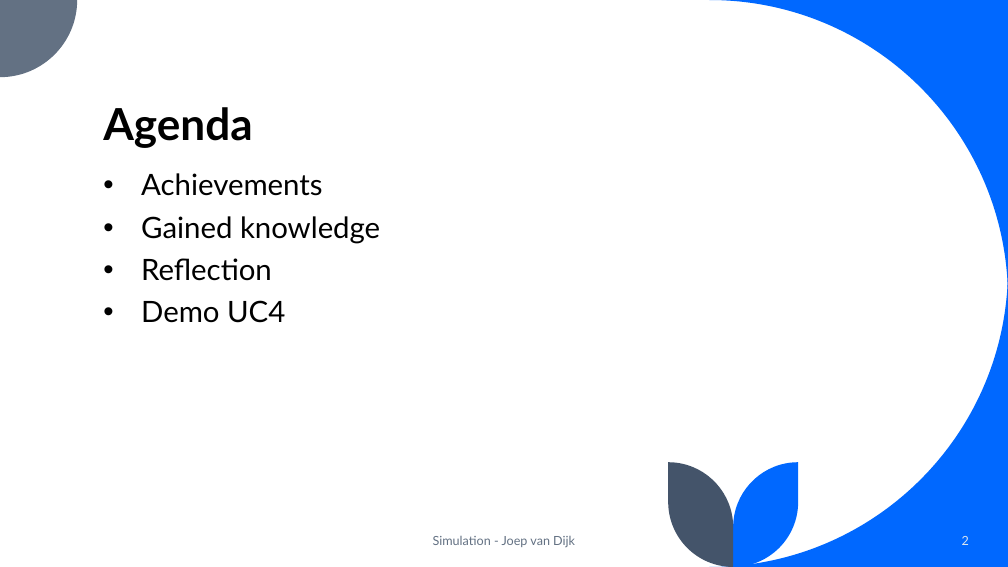
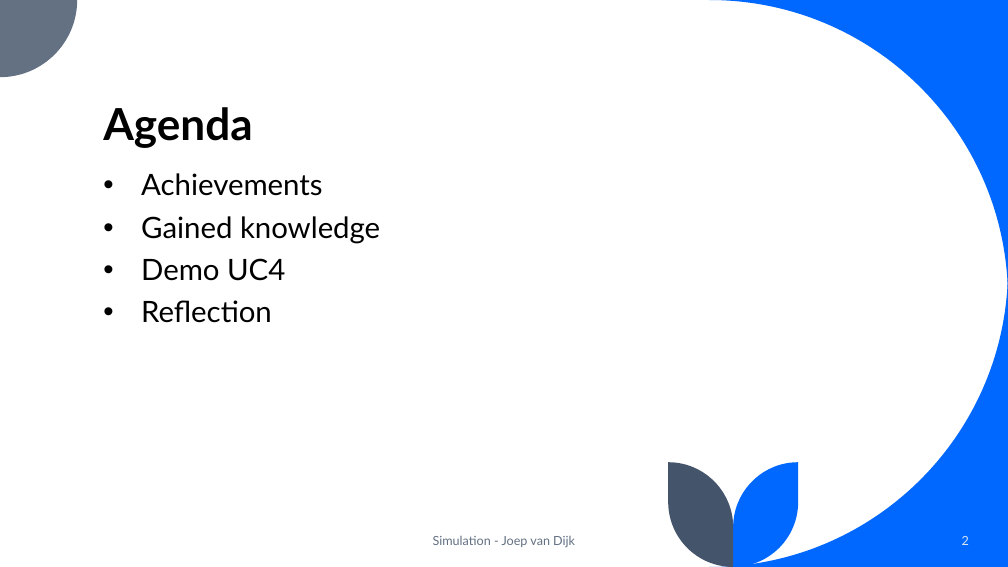
Before and after one commit to Jvandijk335/SI-A_TrIP_Simulation, a slide deck: slide 2 of 00_Presentations/Sprint 3.pptx. Drawn at 1008x567 pixels with LibreOffice and Linux fonts; fonts in the diff are those of the drawing. Boxes give left, top, right and bottom in pixels: in the first picture for what was removed or moved away, otherwise in the second. Text is boxed around its words. In the diff, an @@ line names an element or a change of style, - is before the commit and + after.

```diff
--- a/00_Presentations/Sprint 3.pptx
+++ b/00_Presentations/Sprint 3.pptx
@@ text at bbox=[141, 258, 285, 281]: paragraph added @@
+• Demo UC4
@@ text at bbox=[141, 300, 285, 323]: paragraph removed @@
-• Demo UC4
```
Also in this commit, not shown: 37 other files.
